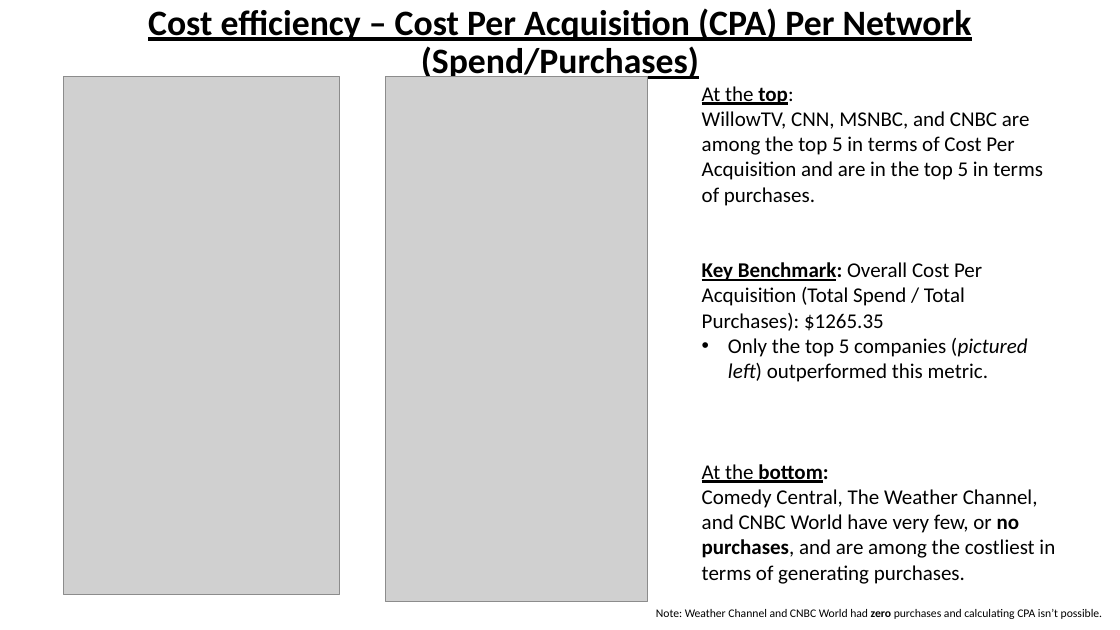
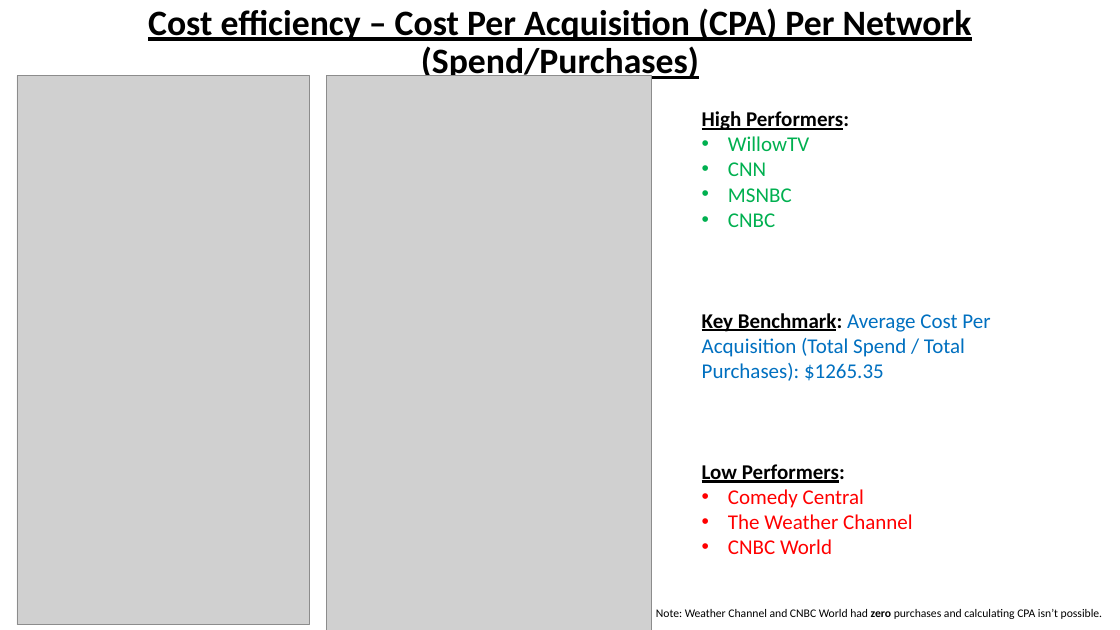
Before and after one commit to papir805/telepulse_ad_campaign_report, a slide deck: slide 6 of companyxyz_presentation.pptx. Drawn at 1120x630 pixels with LibreOffice and Linux fonts; fonts in the diff are those of the drawing; grey boxes stand for pictures. Boxes give left, top, right and bottom in pixels: in the first picture for what was removed or moved away, otherwise in the second. Text is boxed around its words. In the diff, an @@ line names an element or a change of style, - is before the commit and + after.

```diff
--- a/companyxyz_presentation.pptx
+++ b/companyxyz_presentation.pptx
@@ picture: place and size @@
-picture at [64, 76, 340, 595]
+picture at [17, 76, 309, 625]
@@ picture: place and size @@
-picture at [386, 76, 648, 602]
+picture at [326, 76, 651, 630]
@@ text at [702, 111, 990, 554]: text changed; text colour #000000 to #0070C0 @@
-At the top:
-WillowTV, CNN, MSNBC, and CNBC are among the top 5 in terms of Cost Per Acquisition and are in the top 5 in terms of purchases.
-Key Benchmark: Overall Cost Per Acquisition (Total Spend / Total Purchases): $1265.35
-• Only the top 5 companies (pictured left) outperformed this metric.
-At the bottom:
-Comedy Central, The Weather Channel, and CNBC World have very few, or no purchases, and are among the costliest in terms of generating purchases.
+High Performers:
+• WillowTV
+• CNN
+• MSNBC
+• CNBC
+Key Benchmark: Average Cost Per Acquisition (Total Spend / Total Purchases): $1265.35
+Low Performers:
+• Comedy Central
+• The Weather Channel
+• CNBC World
```
Also in this commit, not shown: 16 other slides changed, 1 slide added, 1 slide removed, 17 other files.
